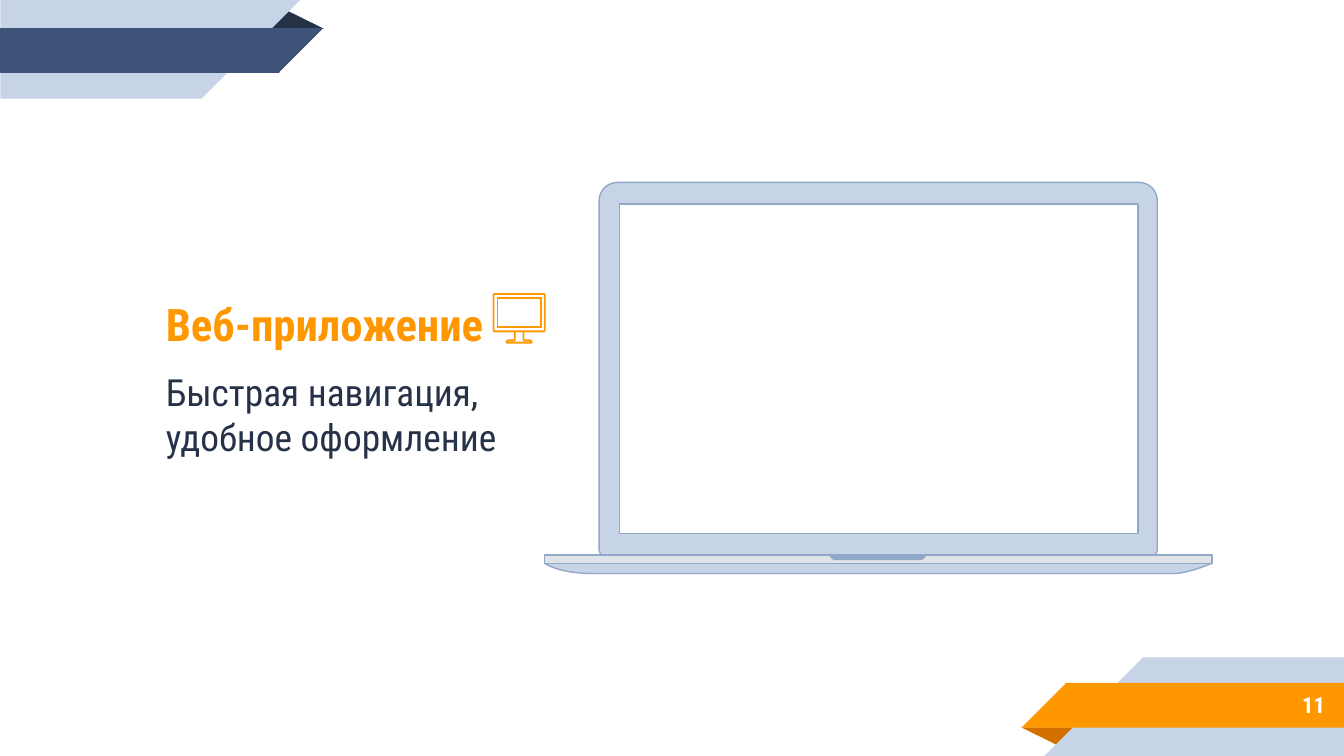
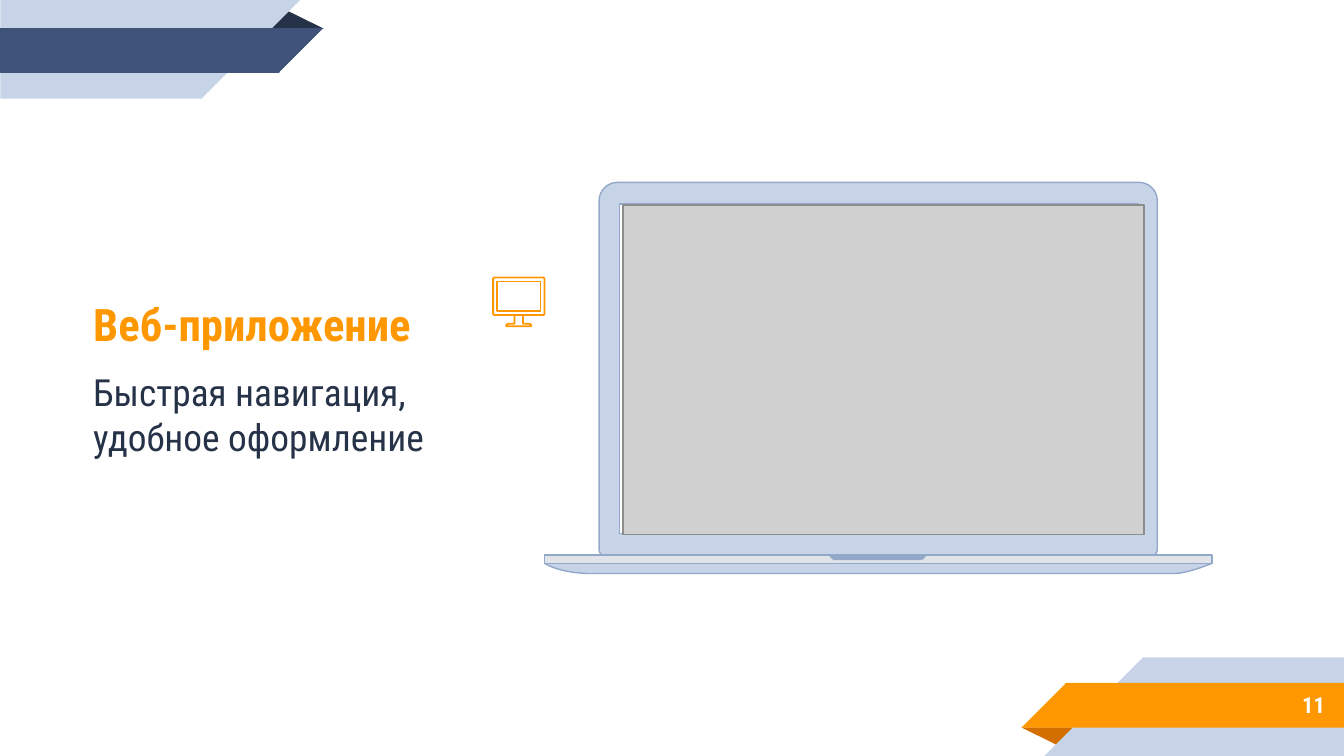
Before and after one commit to KochankovID/hacatone_miac, a slide deck: slide 11 of visual/Danko.pptx. Drawn at 1344x756 pixels with LibreOffice and Linux fonts; fonts in the diff are those of the drawing; grey boxes stand for pictures. Boxes give left, top, right and bottom in pixels: in the first picture for what was removed or moved away, otherwise in the second. Text is boxed around its words. In the diff, an @@ line names an element or a change of style, - is before the commit and + after.

```diff
--- a/visual/Danko.pptx
+++ b/visual/Danko.pptx
@@ text "Веб-приложение": place and size @@
-text "Веб-приложение" at (166,307,497,459)
+text "Веб-приложение" at (93,307,424,459)
@@ picture added at (624,204,1145,534) @@
@@ freeform shape: place and size @@
-freeform shape at (493,294,544,332)
+freeform shape at (493,278,544,316)
@@ freeform shape: place and size @@
-freeform shape at (507,332,532,343)
+freeform shape at (507,316,532,327)
```
Also in this commit, not shown: 11 other slides changed, 1 slide added, 3 slides removed, 1 other file.
